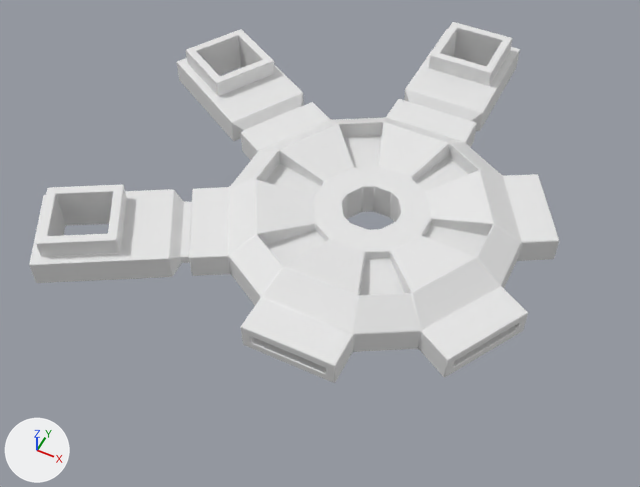
Two versions of the Blender file src/models.blend, one commit apart.
Rendered twice from a 50 mm camera at (2.42, -6.05, 6.79) aimed at (-0.53, -0.16, -0.58). The lights are fixed; the arrows at lower left show +X, +Y and +Z. The same objects are shown in both versions, whatever each file hides.

Script lines for the objects in view, before the commit:
```python
me_plane_003 = bpy.data.meshes.new('Plane.003')
me_plane_003.from_pydata(...)  # 32 vertices, 32 faces; spans x -0.5..0.5, y -1.5..0.5, z -0.3..0.2
me_plane_004 = bpy.data.meshes.new('Plane.004')
me_plane_004.from_pydata(...)  # 32 vertices, 32 faces; spans x -0.5..0.5, y -1.5..0.5, z -0.3..0.2
me_plane_005 = bpy.data.meshes.new('Plane.005')
me_plane_005.from_pydata(...)  # 32 vertices, 32 faces; spans x -0.5..0.5, y -1.5..0.5, z -0.3..0.2
me_plane_010 = bpy.data.meshes.new('Plane.010')
me_plane_010.from_pydata(...)  # 768 vertices, 768 faces; spans x -1.89..1.89, y -4.9..-1.1, z -0.3..0.2
me_plane_010.materials.append(mat_sourcenormalmap)  # its picture is missing
ob_baseleaf_001 = bpy.data.objects.new('BaseLeaf.001', me_plane_003)
ob_baseleaf_001.location = (0.0, 3.0, 0.0)
_m = ob_baseleaf_001.modifiers.new('Bevel', 'BEVEL')
_m.width = 0.01
_m.width_pct = 0.01
_m.segments = 5
_m.limit_method = 'NONE'
_m.spread = 0.0
ob_baseleaf_002 = bpy.data.objects.new('BaseLeaf.002', me_plane_004)
ob_baseleaf_002.location = (-2.6, 1.5, 0.0)
ob_baseleaf_002.rotation_euler = (0.0, 0.0, 1.047)  # degrees (0, 0, 60)
_m = ob_baseleaf_002.modifiers.new('Bevel', 'BEVEL')
_m.width = 0.01
_m.width_pct = 0.01
_m.segments = 5
_m.limit_method = 'NONE'
_m.spread = 0.0
ob_baseleaf_003 = bpy.data.objects.new('BaseLeaf.003', me_plane_005)
ob_baseleaf_003.location = (-2.6, -1.5, 0.0)
ob_baseleaf_003.rotation_euler = (0.0, 0.0, 2.094)  # degrees (0, 0, 120)
_m = ob_baseleaf_003.modifiers.new('Bevel', 'BEVEL')
_m.width = 0.01
_m.width_pct = 0.01
_m.segments = 5
_m.limit_method = 'NONE'
_m.spread = 0.0
ob_lowpolysource = bpy.data.objects.new('LowPolySource', me_plane_010)
ob_lowpolysource.location = (0.0, 3.0, 0.0)
```
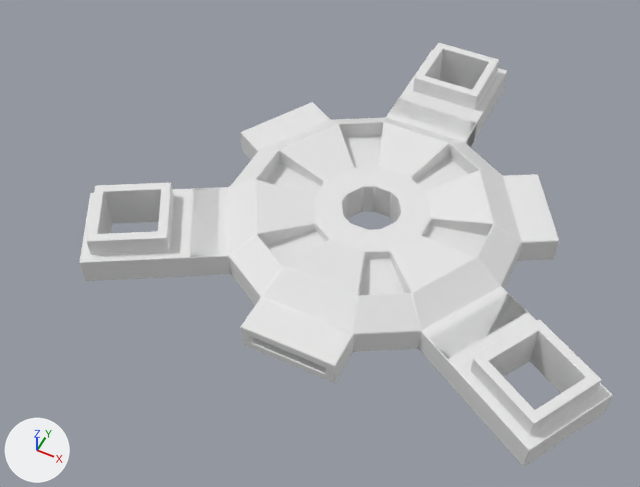
Where the newer file only moved an object's origin or applied its transform, the numbers keep the older frame.

Where the change shows, as pixel boxes [x1, y1, x2, y2] in the pictures (640 x 487 px):
'BaseLeaf.003', moved, turned
    before: [29, 185, 192, 283]
    after: [425, 294, 613, 466]
'BaseLeaf.002', moved, turned
    before: [177, 29, 304, 141]
    after: [79, 183, 220, 281]
'BaseLeaf.001', moved
    before: [404, 22, 520, 131]
    after: [389, 43, 507, 147]

Patch to the scene script:
```diff
--- a/src/models.blend.py
+++ b/src/models.blend.py
@@ ob_baseleaf_003 @@
 ob_baseleaf_003 = bpy.data.objects.new('BaseLeaf.003', me_plane_005)
-ob_baseleaf_003.location = (-2.6, -1.5, 0.0)
-ob_baseleaf_003.rotation_euler = (0.0, 0.0, 2.094)  # degrees (0, 0, 120)
+ob_baseleaf_003.location = (2.17, -1.25, 0.0)
+ob_baseleaf_003.rotation_euler = (0.0, 0.0, 4.189)  # degrees (0, 0, 240)
 _m = ob_baseleaf_003.modifiers.new('Bevel', 'BEVEL')
@@ ob_baseleaf_002 @@
 ob_baseleaf_002 = bpy.data.objects.new('BaseLeaf.002', me_plane_004)
-ob_baseleaf_002.location = (-2.6, 1.5, 0.0)
-ob_baseleaf_002.rotation_euler = (0.0, 0.0, 1.047)  # degrees (0, 0, 60)
+ob_baseleaf_002.location = (-2.17, -1.25, 0.0)
+ob_baseleaf_002.rotation_euler = (0.0, 0.0, 2.094)  # degrees (0, 0, 120)
 _m = ob_baseleaf_002.modifiers.new('Bevel', 'BEVEL')
@@ ob_baseleaf_001 @@
 ob_baseleaf_001 = bpy.data.objects.new('BaseLeaf.001', me_plane_003)
-ob_baseleaf_001.location = (0.0, 3.0, 0.0)
+ob_baseleaf_001.location = (0.0, 2.5, 0.0)
 _m = ob_baseleaf_001.modifiers.new('Bevel', 'BEVEL')
```
